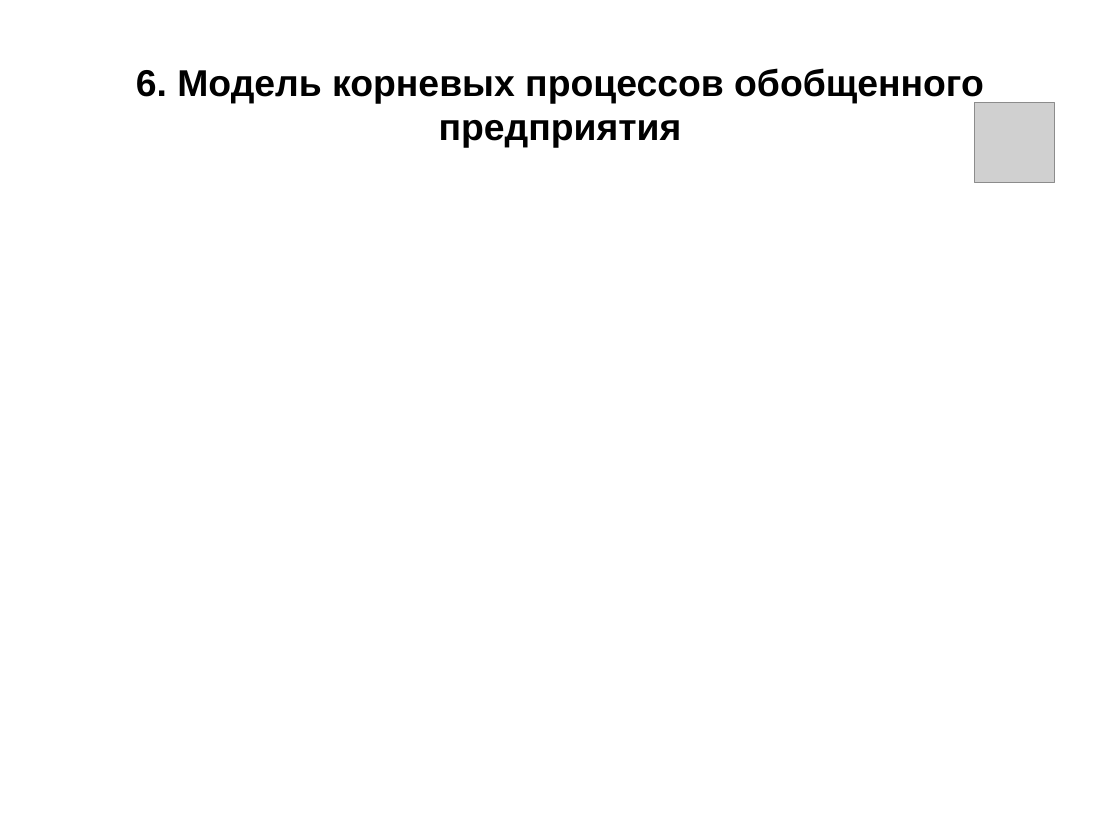
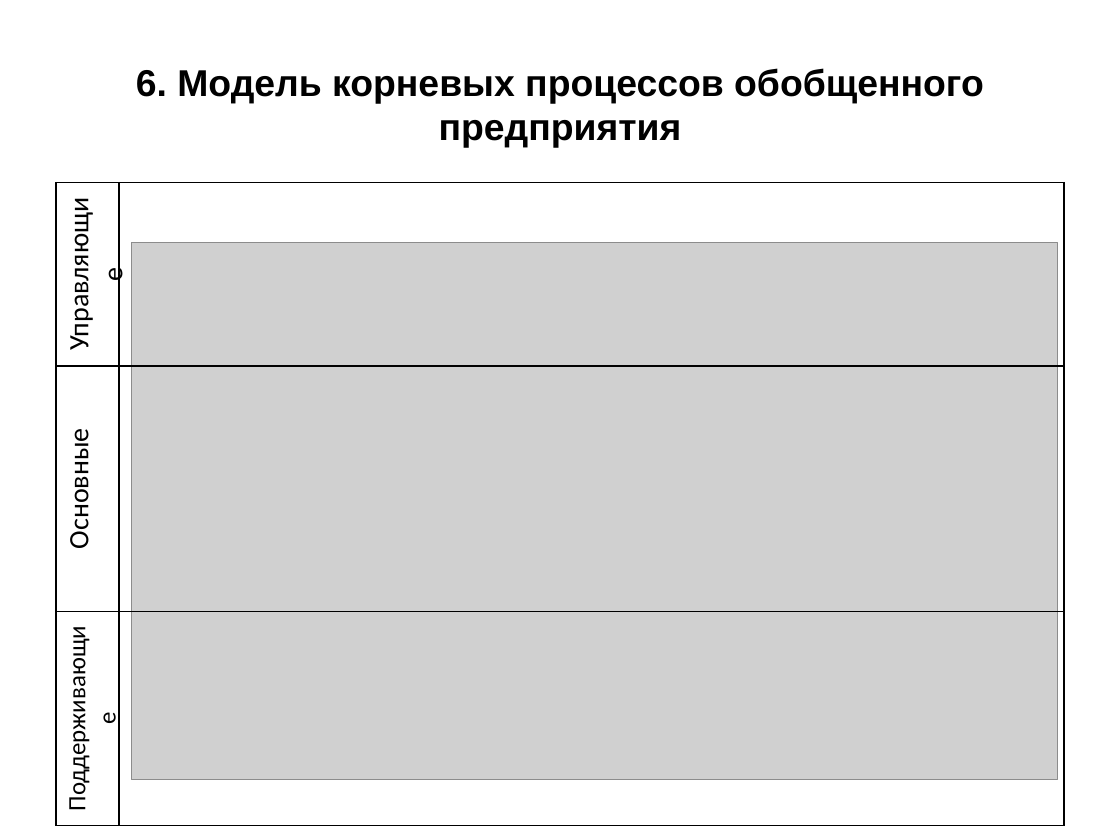
Before and after one commit to illusionww/ugly_cybernetics, a slide deck: slide 9 of second semester/в2 Кондратьев Шаблоны финишной презентации.pptx (slide 8 before the commit). Drawn at 1120x840 pixels with LibreOffice and Linux fonts; fonts in the diff are those of the drawing; grey boxes stand for pictures. Boxes give left, top, right and bottom in pixels: in the first picture for what was removed or moved away, otherwise in the second. Text is boxed around its words. In the diff, an @@ line names an element or a change of style, - is before the commit and + after.

```diff
--- a/second semester/в2 Кондратьев Шаблоны финишной презентации.pptx
+++ b/second semester/в2 Кондратьев Шаблоны финишной презентации.pptx
@@ picture removed at (974, 103, 1054, 183) @@
@@ table added at (56, 183, 1064, 825), 3 rows, 2 columns @@
+Управляющие | 
+Основные | 
+Поддерживающие | 
@@ picture added at (131, 243, 1057, 781) @@
```
Also in this commit, not shown: 8 other slides changed, 1 slide added, 5 other files.
